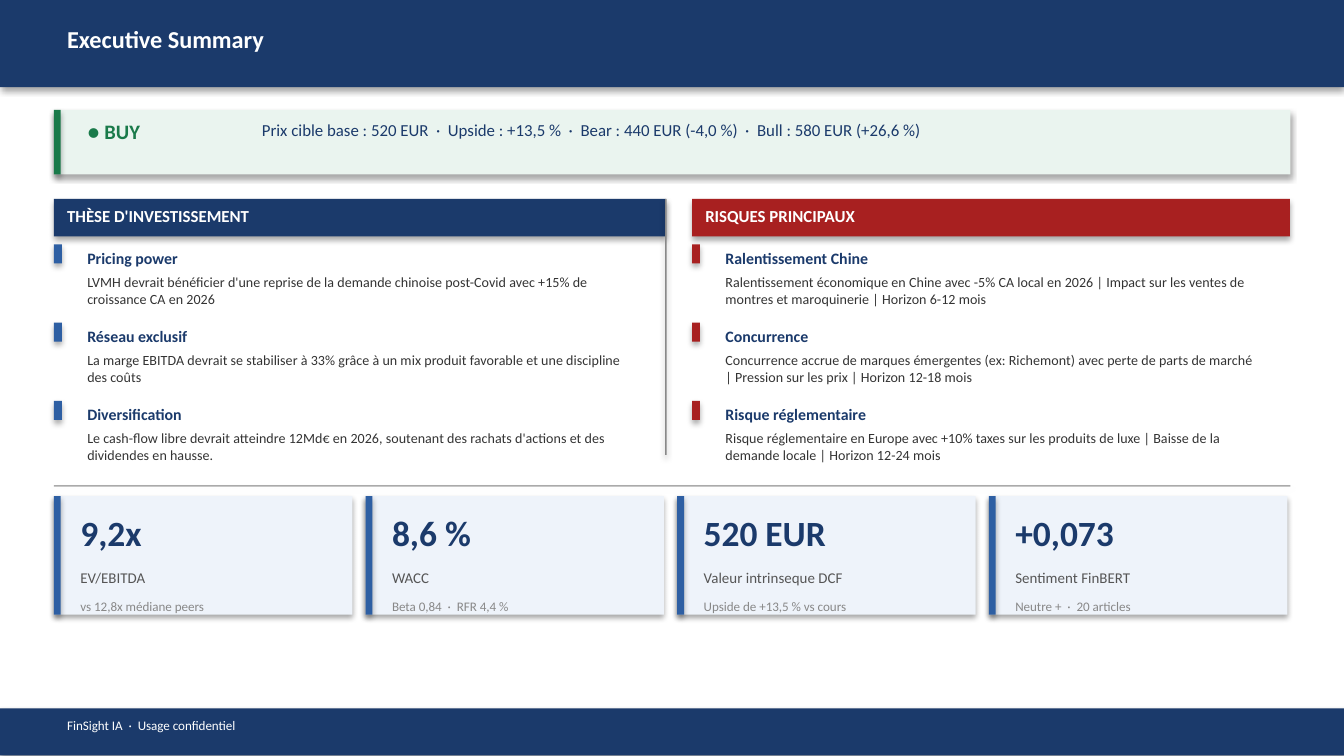
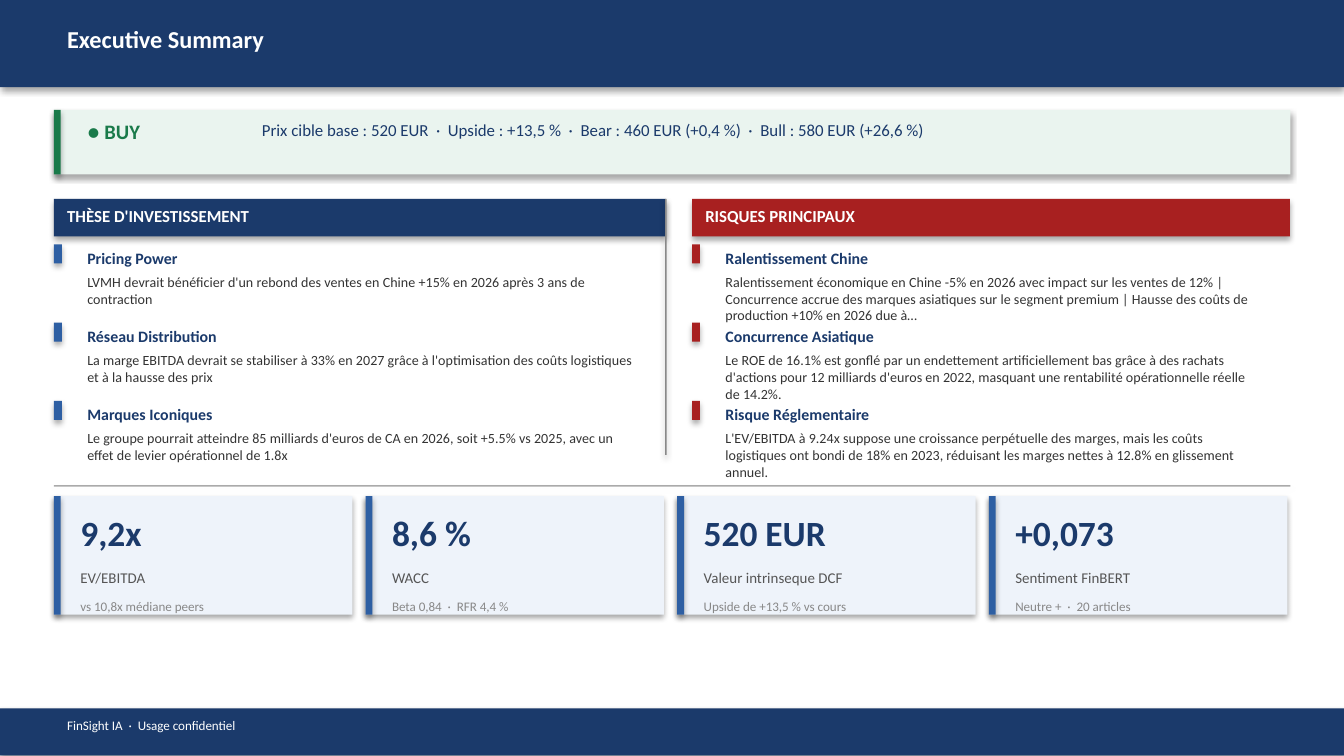
Before and after one commit to baptistejeh07-art/finsight-ia, a slide deck: slide 2 of preview/MC.PA/MC.PA_pitchbook.pptx. Drawn at 1344x756 pixels with LibreOffice and Linux fonts; fonts in the diff are those of the drawing. Boxes give left, top, right and bottom in pixels: in the first picture for what was removed or moved away, otherwise in the second. Text is boxed around its words. In the diff, an @@ line names an element or a change of style, - is before the commit and + after.

```diff
--- a/preview/MC.PA/MC.PA_pitchbook.pptx
+++ b/preview/MC.PA/MC.PA_pitchbook.pptx
@@ text at box(262, 124, 902, 139): text changed @@
-Prix cible base : 520 EUR · Upside : +13,5 % · Bear : 440 EUR (-4,0 %) · Bull : 580 EUR (+26,6 %)
+Prix cible base : 520 EUR · Upside : +13,5 % · Bear : 460 EUR (+0,4 %) · Bull : 580 EUR (+26,6 %)
@@ text at box(87, 253, 177, 267): text changed @@
-Pricing power
+Pricing Power
@@ text at box(87, 277, 584, 304): text changed @@
-LVMH devrait bénéficier d'une reprise de la demande chinoise post-Covid avec +15% de croissance CA en 2026
+LVMH devrait bénéficier d'un rebond des ventes en Chine +15% en 2026 après 3 ans de contraction
@@ text at box(725, 277, 1247, 322): text changed @@
-Ralentissement économique en Chine avec -5% CA local en 2026 | Impact sur les ventes de montres et maroquinerie | Horizon 6-12 mois
+Ralentissement économique en Chine -5% en 2026 avec impact sur les ventes de 12% | Concurrence accrue des marques asiatiques sur le segment premium | Hausse des coûts de production +10% en 2026 due à…
@@ text at box(87, 355, 632, 385): text changed @@
-La marge EBITDA devrait se stabiliser à 33% grâce à un mix produit favorable et une discipline des coûts
+La marge EBITDA devrait se stabiliser à 33% en 2027 grâce à l'optimisation des coûts logistiques et à la hausse des prix
@@ text at box(87, 331, 217, 342): text changed @@
-Réseau exclusif
+Réseau Distribution
@@ text at box(725, 331, 874, 345): text changed @@
-Concurrence
+Concurrence Asiatique
@@ text at box(725, 355, 1245, 399): text changed @@
-Concurrence accrue de marques émergentes (ex: Richemont) avec perte de parts de marché | Pression sur les prix | Horizon 12-18 mois
+Le ROE de 16.1% est gonflé par un endettement artificiellement bas grâce à des rachats d'actions pour 12 milliards d'euros en 2022, masquant une rentabilité opérationnelle réelle de 14.2%.
@@ text at box(87, 409, 212, 423): text changed @@
-Diversification
+Marques Iconiques
@@ text at box(725, 409, 869, 423): text changed @@
-Risque réglementaire
+Risque Réglementaire
@@ text at box(87, 433, 613, 463): text changed @@
-Le cash-flow libre devrait atteindre 12Md€ en 2026, soutenant des rachats d'actions et des dividendes en hausse.
+Le groupe pourrait atteindre 85 milliards d'euros de CA en 2026, soit +5.5% vs 2025, avec un effet de levier opérationnel de 1.8x
@@ text at box(725, 433, 1233, 477): text changed @@
-Risque réglementaire en Europe avec +10% taxes sur les produits de luxe | Baisse de la demande locale | Horizon 12-24 mois
+L'EV/EBITDA à 9.24x suppose une croissance perpétuelle des marges, mais les coûts logistiques ont bondi de 18% en 2023, réduisant les marges nettes à 12.8% en glissement annuel.
@@ text at box(80, 602, 204, 613): text changed @@
-vs 12,8x médiane peers
+vs 10,8x médiane peers
```
Also in this commit, not shown: 13 other slides changed, 3 other files.
